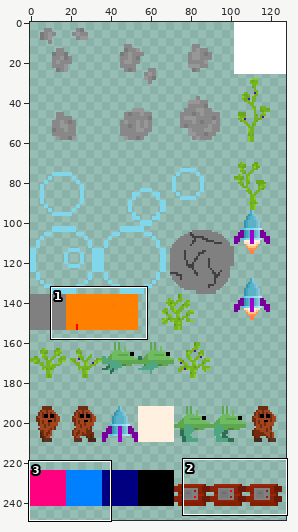
Two states of a sprite sheet, mammuandamfa/images/shared-0-sheet1.png. The picture above shows the old version from afar; the outline marks the close-up.
Close-up. As it was:
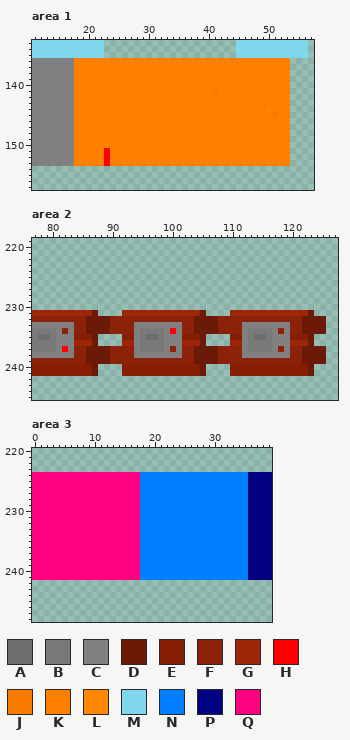
The file is 128x256 pixels. Colours within 5 levels of each other are drawn and written as one. Shown: area 1: x 11..57, y 133..157; area 2: x 77..127, y 219..245; area 3: x 0..39, y 220..248. The wide view leaves out empty margins.
Palette (. is transparent): A #6d6d6d  B #797979  C #808080  D #6a1a06  E #861e04  F #8c2208  G #9d2609  H #ff0000  J #f97b00  K #ff8000  L #ff8700  M #80d6eb  N #0080ff  P #000080  Q #ff0080
Pixels before, area 1, first column x 11:
133 MMMMMMMMMMMM......................MMMMMMMMMMMM
134 MMMMMMMMMMMM......................MMMMMMMMMMMM
135 MMMMMMMMMMMM......................MMMMMMMMMMMM
136 CCCCCCCKKKKKKKKKKKKKKKKKKKKKKKKKKKKKKKKKKKK...
137 CCCCCCCKKKKKKKKKKKKKKKKKKKKKKKKKKKKKKKKKKKK...
138 CCCCCCCKKKKKKKKKKKKKKKKKKKKKKKKKKKKKKKKKKKK...
139 CCCCCCCKKKKKKKKKKKKKKKKKKKKKKKKKKKKKKKKKKKK...
140 CCCCCCCKKKKKKKKKKKKKKKKKKKKKKKKKKKKKKKKKKKK...
141 CCCCCCCKKKKKKKKKKKKKKKKKKKKKKKJKKKKKKKKKKKK...
142 CCCCCCCKKKKKKKKKKKKKKKKKKKKKKKKKKKKKKKKKKKK...
143 CCCCCCCKKKKKKKKKKKKKKKKKKKKKKKKKKKKKKKKKKKK...
144 CCCCCCCKKKKKKKKKKKKKKKKKKKKKKKKKKKKKKKKLKKK...
145 CCCCCCCKKKKKKKKKKKKKKKKKKKKKKKKKKKKKKKKKJKK...
146 CCCCCCCKKKKKKKKKKKKKKKKKKKKKKKKKKKKKKKKKKKK...
147 CCCCCCCKKKKKKKKKKKKKKKKKKKKKKKKKKKKKKKKKKKK...
148 CCCCCCCKKKKKKKKKKKKKKKKKKKKKKKKKKKKKKKKKKKK...
149 CCCCCCCKKKKKKKKKKKKKKKKKKKKKKKKKKKKKKKKKKKK...
150 CCCCCCCKKKKKKKKKKKKKKKKKKKKKKKKKKKKKKKKKKKK...
151 CCCCCCCKKKKKHKKKKKKKKKKKKKKKKKKKKKKKKKKKKKK...
152 CCCCCCCKKKKKHKKKKKKKKKKKKKKKKKKKKKKKKKKKKKK...
153 CCCCCCCKKKKKHKKKKKKKKKKKKKKKKKKKKKKKKKKKKKK...
Pixels before, area 2, first column x 77:
231 GGGGGGGGGGD....GGGGGGGGGGGGGD....GGGGGGGGGGGGGD..
232 FFFFFFFFFDDDDFFFFFFFFFFFFFFDDDDFFFFFFFFFFFFFFDDDD
233 CCCCCCCFFDDDDFFFFCCCCCCCCFFDDDDFFFFCCCCCCCCFFDDDD
234 BBBBCFCFFDDDDFFFFCBBBBCHCFFDDDDFFFFCBBBBCFCFFDDDD
235 BAABCCCEEED....EECBAABCCCEEED....EECBAABCCCEEED..
236 BBBBCCCGGGD....GGCBBBBCCCGGGD....GGCBBBBCCCGGGD..
237 BBBBCHCFFDDDDFFFFCBBBBCFCFFDDDDFFFFCBBBBCFCFFDDDD
238 CCCCCCCFFDDDDFFFFCCCCCCCCFFDDDDFFFFCCCCCCCCFFDDDD
239 FFFFFFFFFDDDDFFFFFFFFFFFFFFDDDDFFFFFFFFFFFFFFDDDD
240 EEEEEEEEEED....EEEEEEEEEEEEED....EEEEEEEEEEEEED..
241 EEEEEEEEEED....EEEEEEEEEEEEED....EEEEEEEEEEEEED..
Pixels before, area 3, first column x 0:
224 QQQQQQQQQQQQQQQQQQNNNNNNNNNNNNNNNNNNPPPP
225 QQQQQQQQQQQQQQQQQQNNNNNNNNNNNNNNNNNNPPPP
226 QQQQQQQQQQQQQQQQQQNNNNNNNNNNNNNNNNNNPPPP
227 QQQQQQQQQQQQQQQQQQNNNNNNNNNNNNNNNNNNPPPP
228 QQQQQQQQQQQQQQQQQQNNNNNNNNNNNNNNNNNNPPPP
229 QQQQQQQQQQQQQQQQQQNNNNNNNNNNNNNNNNNNPPPP
230 QQQQQQQQQQQQQQQQQQNNNNNNNNNNNNNNNNNNPPPP
231 QQQQQQQQQQQQQQQQQQNNNNNNNNNNNNNNNNNNPPPP
232 QQQQQQQQQQQQQQQQQQNNNNNNNNNNNNNNNNNNPPPP
233 QQQQQQQQQQQQQQQQQQNNNNNNNNNNNNNNNNNNPPPP
234 QQQQQQQQQQQQQQQQQQNNNNNNNNNNNNNNNNNNPPPP
235 QQQQQQQQQQQQQQQQQQNNNNNNNNNNNNNNNNNNPPPP
236 QQQQQQQQQQQQQQQQQQNNNNNNNNNNNNNNNNNNPPPP
237 QQQQQQQQQQQQQQQQQQNNNNNNNNNNNNNNNNNNPPPP
238 QQQQQQQQQQQQQQQQQQNNNNNNNNNNNNNNNNNNPPPP
239 QQQQQQQQQQQQQQQQQQNNNNNNNNNNNNNNNNNNPPPP
240 QQQQQQQQQQQQQQQQQQNNNNNNNNNNNNNNNNNNPPPP
241 QQQQQQQQQQQQQQQQQQNNNNNNNNNNNNNNNNNNPPPP
The result:
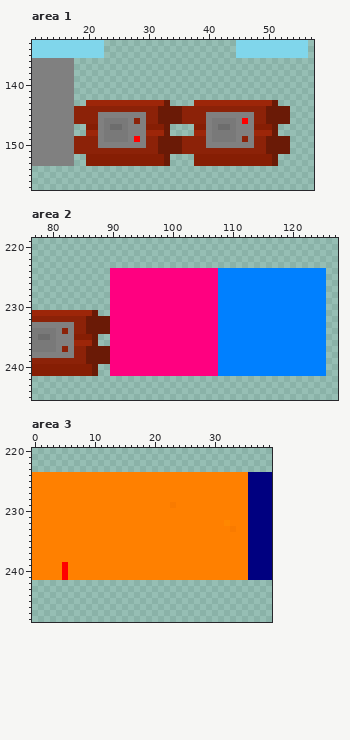
Diff:
Changed rows in their new state; - is an unchanged pixel.
Area 1:
first column x 18:
136 ....................................
137 ....................................
138 ....................................
139 ....................................
140 ....................................
141 ....................................
142 ....................................
143 ..GGGGGGGGGGGGGD....GGGGGGGGGGGGGD..
144 FFFFFFFFFFFFFFDDDDFFFFFFFFFFFFFFDDDD
145 FFFFCCCCCCCCFFDDDDFFFFCCCCCCCCFFDDDD
146 FFFFCBBBBCFCFFDDDDFFFFCBBBBCHCFFDDDD
147 ..EECBAABCCCEEED....EECBAABCCCEEED..
148 ..GGCBBBBCCCGGGD....GGCBBBBCCCGGGD..
149 FFFFCBBBBCHCFFDDDDFFFFCBBBBCFCFFDDDD
150 FFFFCCCCCCCCFFDDDDFFFFCCCCCCCCFFDDDD
151 FFFFFFFFFFFFFFDDDDFFFFFFFFFFFFFFDDDD
152 ..EEEEEEEEEEEEED....EEEEEEEEEEEEED..
153 ..EEEEEEEEEEEEED....EEEEEEEEEEEEED..
Area 2:
first column x 82:
224 --------QQQQQQQQQQQQQQQQQQNNNNNNNNNNNNNNNNNN
225 --------QQQQQQQQQQQQQQQQQQNNNNNNNNNNNNNNNNNN
226 --------QQQQQQQQQQQQQQQQQQNNNNNNNNNNNNNNNNNN
227 --------QQQQQQQQQQQQQQQQQQNNNNNNNNNNNNNNNNNN
228 --------QQQQQQQQQQQQQQQQQQNNNNNNNNNNNNNNNNNN
229 --------QQQQQQQQQQQQQQQQQQNNNNNNNNNNNNNNNNNN
230 --------QQQQQQQQQQQQQQQQQQNNNNNNNNNNNNNNNNNN
231 --------QQQQQQQQQQQQQQQQQQNNNNNNNNNNNNNNNNNN
232 --------QQQQQQQQQQQQQQQQQQNNNNNNNNNNNNNNNNNN
233 --------QQQQQQQQQQQQQQQQQQNNNNNNNNNNNNNNNNNN
234 --------QQQQQQQQQQQQQQQQQQNNNNNNNNNNNNNNNNNN
235 --------QQQQQQQQQQQQQQQQQQNNNNNNNNNNNNNNNNNN
236 --------QQQQQQQQQQQQQQQQQQNNNNNNNNNNNNNNNNNN
237 F-------QQQQQQQQQQQQQQQQQQNNNNNNNNNNNNNNNNNN
238 --------QQQQQQQQQQQQQQQQQQNNNNNNNNNNNNNNNNNN
239 --------QQQQQQQQQQQQQQQQQQNNNNNNNNNNNNNNNNNN
240 --------QQQQQQQQQQQQQQQQQQNNNNNNNNNNNNNNNNNN
241 --------QQQQQQQQQQQQQQQQQQNNNNNNNNNNNNNNNNNN
Area 3:
first column x 0:
224 KKKKKKKKKKKKKKKKKKKKKKKKKKKKKKKKKKKK
225 KKKKKKKKKKKKKKKKKKKKKKKKKKKKKKKKKKKK
226 KKKKKKKKKKKKKKKKKKKKKKKKKKKKKKKKKKKK
227 KKKKKKKKKKKKKKKKKKKKKKKKKKKKKKKKKKKK
228 KKKKKKKKKKKKKKKKKKKKKKKKKKKKKKKKKKKK
229 KKKKKKKKKKKKKKKKKKKKKKKJKKKKKKKKKKKK
230 KKKKKKKKKKKKKKKKKKKKKKKKKKKKKKKKKKKK
231 KKKKKKKKKKKKKKKKKKKKKKKKKKKKKKKKKKKK
232 KKKKKKKKKKKKKKKKKKKKKKKKKKKKKKKKLKKK
233 KKKKKKKKKKKKKKKKKKKKKKKKKKKKKKKKKJKK
234 KKKKKKKKKKKKKKKKKKKKKKKKKKKKKKKKKKKK
235 KKKKKKKKKKKKKKKKKKKKKKKKKKKKKKKKKKKK
236 KKKKKKKKKKKKKKKKKKKKKKKKKKKKKKKKKKKK
237 KKKKKKKKKKKKKKKKKKKKKKKKKKKKKKKKKKKK
238 KKKKKKKKKKKKKKKKKKKKKKKKKKKKKKKKKKKK
239 KKKKKHKKKKKKKKKKKKKKKKKKKKKKKKKKKKKK
240 KKKKKHKKKKKKKKKKKKKKKKKKKKKKKKKKKKKK
241 KKKKKHKKKKKKKKKKKKKKKKKKKKKKKKKKKKKK
Pixel boxes of the changes (left, top, right, bottom) in both close-ups:
changed: (74, 58, 290, 166)
changed: (110, 268, 326, 376)
changed: (62, 346, 68, 352)
changed: (32, 472, 248, 580)
